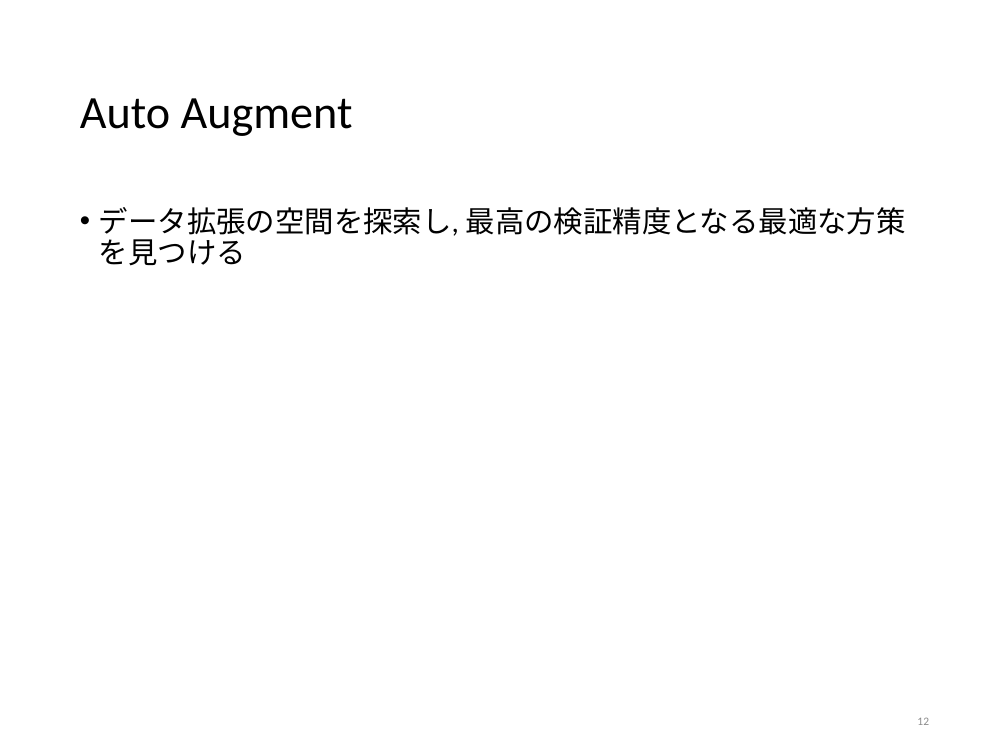
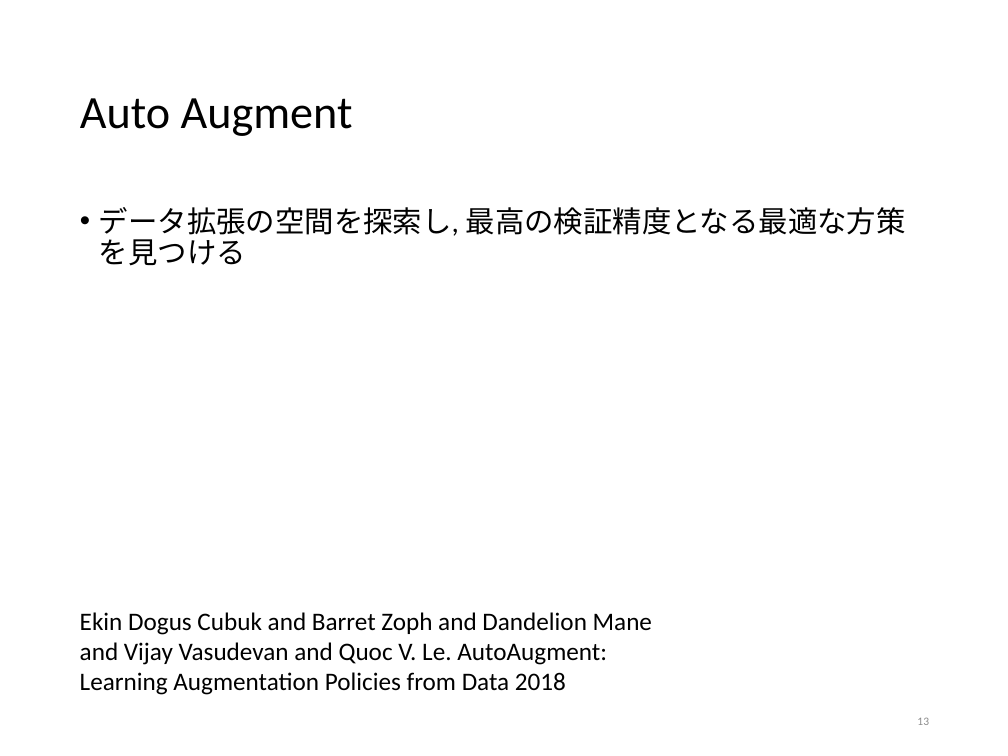
Before and after one commit to tatsuya-sugiyama/WeeklyReport, a slide deck: slide 13 of report/2020前期/2020sugiyama.pptx (slide 12 before the commit). Drawn at 1008x756 pixels with LibreOffice and Linux fonts; fonts in the diff are those of the drawing. Boxes give left, top, right and bottom in pixels: in the first picture for what was removed or moved away, otherwise in the second. Text is boxed around its words. In the diff, an @@ line names an element or a change of style, - is before the commit and + after.

```diff
--- a/report/2020前期/2020sugiyama.pptx
+++ b/report/2020前期/2020sugiyama.pptx
@@ text added at (80, 612, 652, 695), 18 pt, text #000000 @@
+Ekin Dogus Cubuk and Barret Zoph and Dandelion Mane and Vijay Vasudevan and Quoc V. Le. AutoAugment: Learning Augmentation Policies from Data 2018
```
Also in this commit, not shown: 5 other slides changed, 1 slide added, 2 other files.
